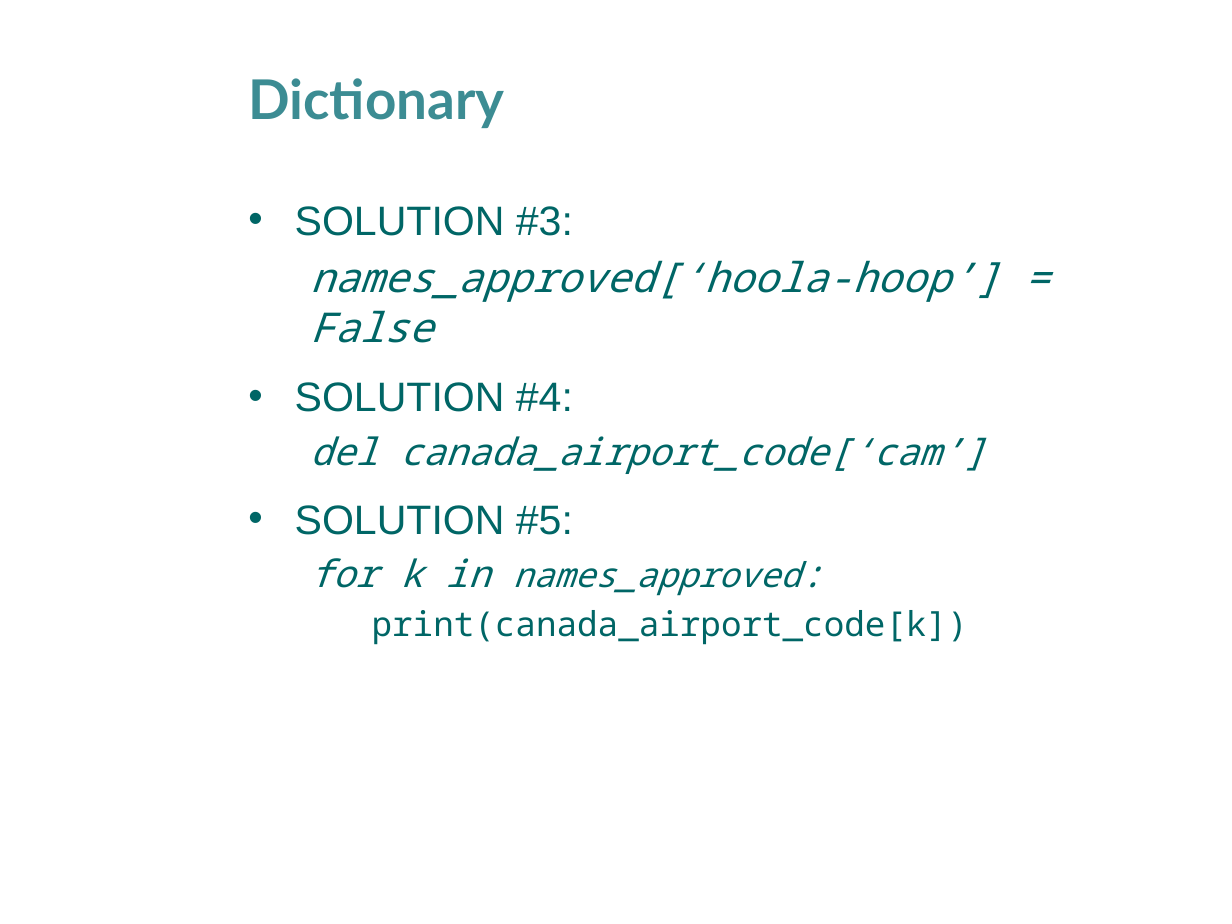
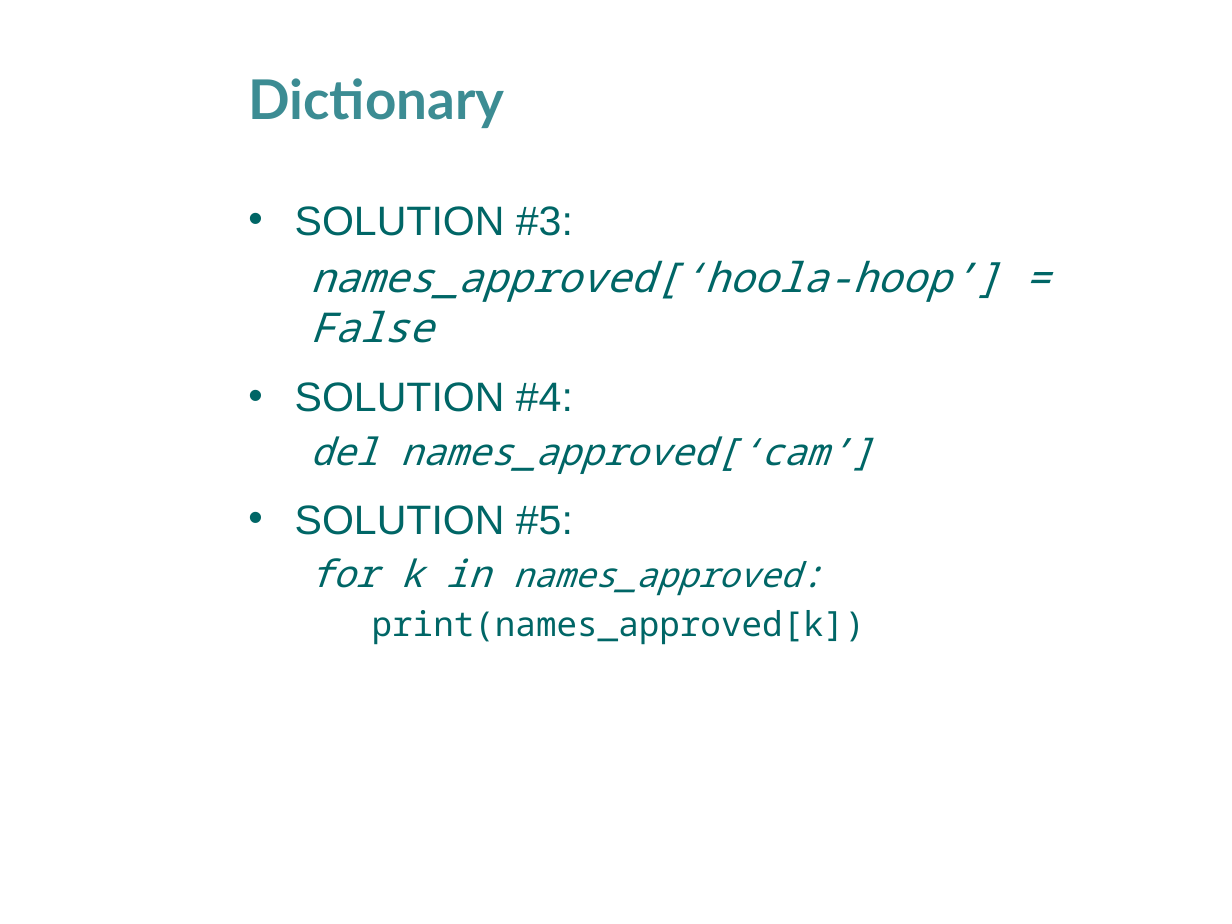
Before and after one commit to husathap/husathap.github.io, a slide deck: slide 13 of teaching/f15_cpsc217/Week_10_1.pptx. Drawn at 1232x924 pixels with LibreOffice and Linux fonts; fonts in the diff are those of the drawing; background and template pictures are left out. Boxes give left, top, right and bottom in pixels: in the first picture for what was removed or moved away, otherwise in the second. Text is boxed around its words. In the diff, an @@ line names an element or a change of style, - is before the commit and + after.

```diff
--- a/teaching/f15_cpsc217/Week_10_1.pptx
+++ b/teaching/f15_cpsc217/Week_10_1.pptx
@@ text at <box>310,436,873,474</box>: text changed @@
-  del canada_airport_code[‘cam’]
+  del names_approved[‘cam’]
@@ text at <box>372,610,865,645</box>: text changed @@
-    print(canada_airport_code[k])
+    print(names_approved[k])
```
Also in this commit, not shown: 3 other files.
